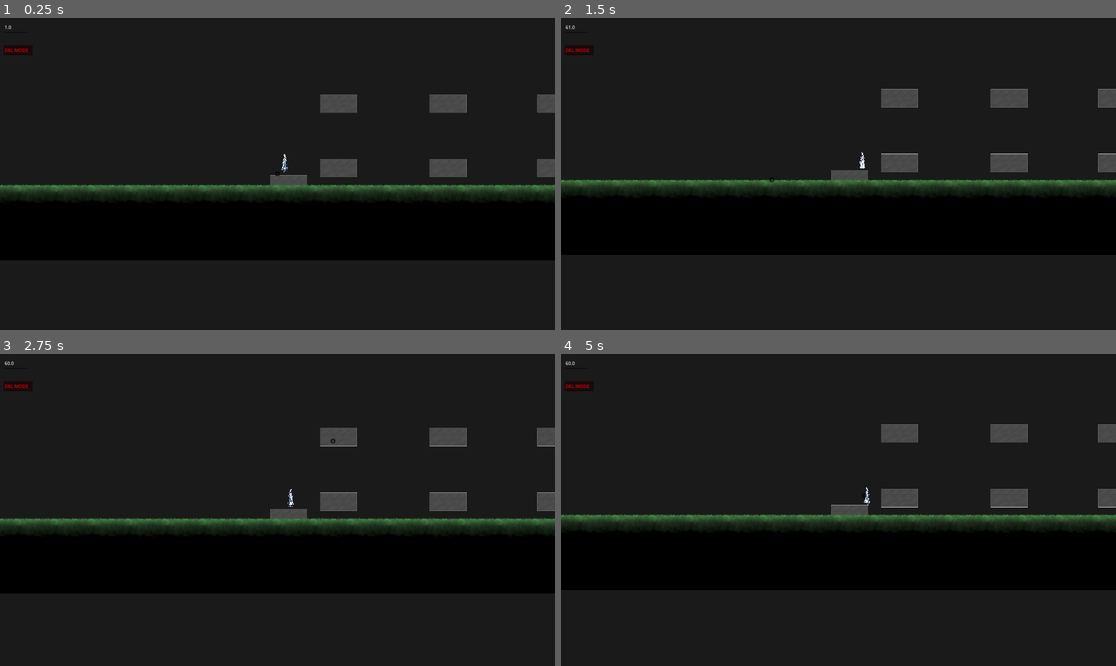
Above: before the commit, frames 1-4 (two rows, left to right).
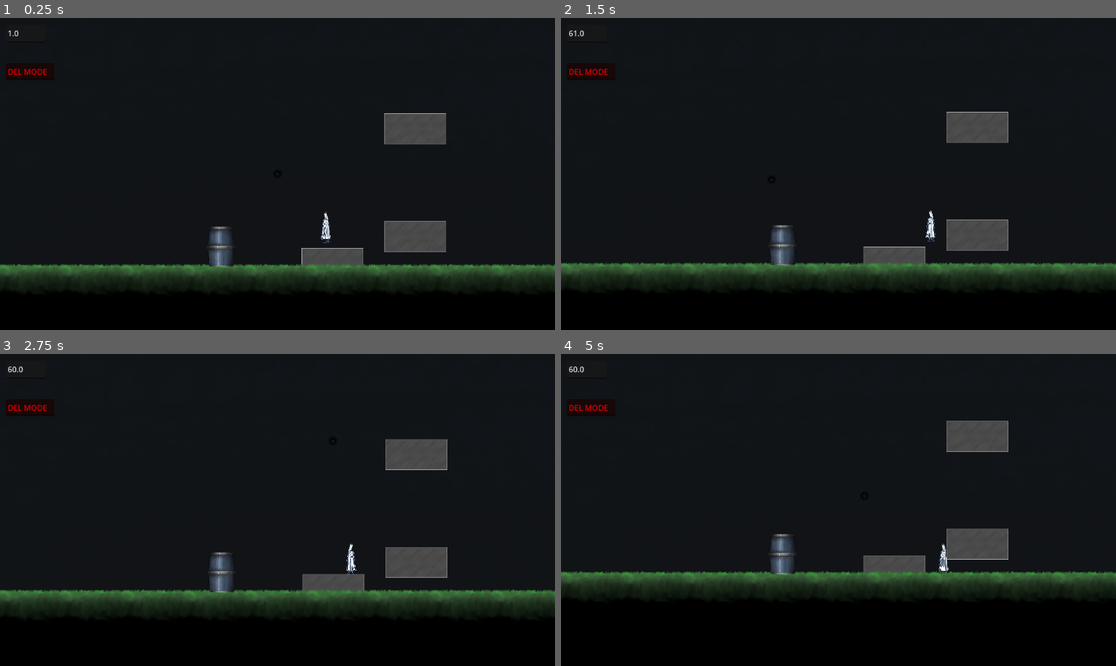
Above: after the commit, the same moments.

Repository: lotseven/wacoWorld
Game: Godot game, scene res://testingScenes/gunTest.tscn
Same seed, same stepped clock (60 frames per second), same inputs: the game is played once before the commit and once after it.
Inputs (mouse positions are in pixels of both pictures, inside the frame that each line leads up to):
- Up to frame 1 (0.25 s): no input
- Up to frame 2 (1.5 s): move the mouse to (960, 158) at 0.52 s; press the mouse at (960, 158) at 0.53 s; hold D (right) 0.53-1.25 s; tap W (jump) at 0.77, 1.07 s; right-click (960, 158) at 0.8 s; release the mouse at (960, 158) at 1.25 s; drag from (727, 189) to (860, 158) at 1.27 s
- Up to frame 3 (2.75 s): move the mouse to (333, 441) at 2.02 s; press the mouse at (333, 441) at 2.03 s; hold A (left) from 2.03 s (still down); tap W (jump) at 2.1 s
- Up to frame 4 (5 s): release A (left) at 2.75 s; release the mouse at (894, 441) at 2.75 s; drag from (810, 572) to (672, 463) at 2.77 s; tap Enter at 3.5 s; move the mouse to (1005, 556) at 3.52 s; press the mouse at (1005, 556) at 3.53 s; hold D (right) 3.53-4.25 s; tap W (jump) at 3.77, 3.8, 4.07 s; release the mouse at (1005, 556) at 4.25 s; drag from (672, 463) to (866, 494) at 4.27 s

The runs differ from the first frame. In frame 1, 24% of the frame differs, in the area x 0-100%, y 2-100%; in frame 2, 25%; in frame 3, 28%; in frame 4, 35%.

Commit message:
movement getting somewhere finally

Diff:
--- /dev/null
+++ b/backgroundPlaxes/black.tscn
@@ -0,0 +1,30 @@
+[gd_scene load_steps=3 format=3 uid="uid://bdt41dvdc4ke4"]
+
+[ext_resource type="Texture2D" uid="uid://drhwslmp83fqb" path="res://placeholderArt/environment/fullBackground.png" id="1_kkugj"]
+[ext_resource type="AudioStream" uid="uid://ev0n76cwmu2j" path="res://sounds/ambient/ambience-wind-blowing-through-trees-01-186986.mp3" id="5_270as"]
+
+[node name="testBg" type="ParallaxBackground"]
+
+[node name="black" type="ParallaxLayer" parent="."]
+position = Vector2(0, 639)
+scale = Vector2(2, 2)
+motion_scale = Vector2(0.02, 0.02)
+
+[node name="looks" type="Sprite2D" parent="black"]
+scale = Vector2(2, 2)
+texture = ExtResource("1_kkugj")
+
+[node name="looks2" type="Sprite2D" parent="black"]
+position = Vector2(4096, 0)
+scale = Vector2(2, 2)
+texture = ExtResource("1_kkugj")
+
+[node name="looks3" type="Sprite2D" parent="black"]
+position = Vector2(-4096, 0)
+scale = Vector2(2, 2)
+texture = ExtResource("1_kkugj")
+
+[node name="backgroundAmbi" type="AudioStreamPlayer" parent="."]
+stream = ExtResource("5_270as")
+autoplay = true
+parameters/looping = true
--- a/backgroundPlaxes/testBg.tscn
+++ b/backgroundPlaxes/testBg.tscn
@@ -1,10 +1,10 @@
 [gd_scene load_steps=6 format=3 uid="uid://co7yln8a0bqqc"]
 
-[ext_resource type="Texture2D" uid="uid://bd60ks7pv76m3" path="res://placeholderVisuals/environment/skybox.png" id="1_hpqn2"]
-[ext_resource type="Texture2D" uid="uid://by3n02he02gki" path="res://placeholderVisuals/environment/furtherMountains.png" id="2_8epff"]
+[ext_resource type="Texture2D" uid="uid://bd60ks7pv76m3" path="res://placeholderArt/environment/skybox.png" id="1_hpqn2"]
+[ext_resource type="Texture2D" uid="uid://by3n02he02gki" path="res://placeholderArt/environment/furtherMountains.png" id="2_8epff"]
 [ext_resource type="AudioStream" uid="uid://ev0n76cwmu2j" path="res://sounds/ambient/ambience-wind-blowing-through-trees-01-186986.mp3" id="2_55ip6"]
-[ext_resource type="Texture2D" uid="uid://bk0w45o2hwu1t" path="res://placeholderVisuals/environment/clouds.png" id="2_pbfii"]
-[ext_resource type="Texture2D" uid="uid://dddr8ypl043j" path="res://placeholderVisuals/environment/farMountains.png" id="4_gjojp"]
+[ext_resource type="Texture2D" uid="uid://bk0w45o2hwu1t" path="res://placeholderArt/environment/clouds.png" id="2_pbfii"]
+[ext_resource type="Texture2D" uid="uid://dddr8ypl043j" path="res://placeholderArt/environment/farMountains.png" id="4_gjojp"]
 
 [node name="testBg" type="ParallaxBackground"]
 
--- /dev/null
+++ b/decor/barrel.tscn
@@ -0,0 +1,20 @@
+[gd_scene load_steps=3 format=3 uid="uid://c0vtalplyw67a"]
+
+[ext_resource type="Texture2D" uid="uid://bc5xw5vpo0k80" path="res://placeholderArt/decor assets/barrel.png" id="1_m41ee"]
+
+[sub_resource type="RectangleShape2D" id="RectangleShape2D_m41ee"]
+size = Vector2(98, 164)
+
+[node name="Barrel" type="StaticBody2D"]
+z_index = 5
+z_as_relative = false
+collision_layer = 2
+collision_mask = 0
+
+[node name="looks" type="Sprite2D" parent="."]
+scale = Vector2(0.25, 0.25)
+texture = ExtResource("1_m41ee")
+
+[node name="hitbox" type="CollisionShape2D" parent="."]
+position = Vector2(-1, 45)
+shape = SubResource("RectangleShape2D_m41ee")
--- a/global/pointer.tscn
+++ b/global/pointer.tscn
@@ -1,8 +1,8 @@
 [gd_scene load_steps=5 format=3 uid="uid://icchn7obb2rt"]
 
 [ext_resource type="Script" uid="uid://dagc0oj4a8t5c" path="res://global/pointer.gd" id="1_uhkbv"]
-[ext_resource type="Texture2D" uid="uid://44kq0ne0dinu" path="res://placeholderVisuals/ui assets/mousePointer.png" id="2_uxikv"]
-[ext_resource type="Texture2D" uid="uid://7y074oirrs4b" path="res://placeholderVisuals/ui assets/glowCircle.png" id="3_wwphn"]
+[ext_resource type="Texture2D" uid="uid://44kq0ne0dinu" path="res://placeholderArt/ui assets/mousePointer.png" id="2_uxikv"]
+[ext_resource type="Texture2D" uid="uid://7y074oirrs4b" path="res://placeholderArt/ui assets/glowCircle.png" id="3_wwphn"]
 
 [sub_resource type="SpriteFrames" id="SpriteFrames_wwphn"]
 animations = [{
--- a/global/ui.tscn
+++ b/global/ui.tscn
@@ -2,7 +2,7 @@
 
 [ext_resource type="Script" uid="uid://lwqkxgru0osb" path="res://global/ui.gd" id="1_ctvt2"]
 [ext_resource type="PackedScene" uid="uid://icchn7obb2rt" path="res://global/pointer.tscn" id="1_x6gta"]
-[ext_resource type="Texture2D" uid="uid://d56djdfjgx8i" path="res://placeholderVisuals/ui assets/pointerArrow.png" id="3_qljyr"]
+[ext_resource type="Texture2D" uid="uid://d56djdfjgx8i" path="res://placeholderArt/ui assets/pointerArrow.png" id="3_qljyr"]
 
 [node name="ui" type="CanvasLayer"]
 script = ExtResource("1_ctvt2")
--- a/player/magnetMechanics/magManager.gd
+++ b/player/magnetMechanics/magManager.gd
@@ -107,10 +107,10 @@
 					potentialMagPos = m.global_position
 					mag = m
 		if mag: mag.selected = true # mag should, at this point, be something
-
 	for m in MagnetContainer.magList: # deselects all magnets that shouldnt be selected
 		if m!= mag:
 			m.selected = false
+			m.pulledOrPushed = false
 	return mag
 
 func recallMags():
--- a/player/magnetMechanics/magObjs/spinnyThing/spinnyThingRig.tscn
+++ b/player/magnetMechanics/magObjs/spinnyThing/spinnyThingRig.tscn
@@ -1,7 +1,7 @@
 [gd_scene load_steps=4 format=3 uid="uid://gyel38ppq8ej"]
 
 [ext_resource type="Script" uid="uid://gx4s1mrk6t2x" path="res://player/magnetMechanics/magObjs/spinnyThing/spinnyThingRig.gd" id="1_8nlsd"]
-[ext_resource type="Texture2D" uid="uid://b6aqs85ugswwk" path="res://placeholderVisuals/ui assets/black square.png" id="2_8nch0"]
+[ext_resource type="Texture2D" uid="uid://b6aqs85ugswwk" path="res://placeholderArt/ui assets/black square.png" id="2_8nch0"]
 
 [sub_resource type="RectangleShape2D" id="RectangleShape2D_2adqc"]
 size = Vector2(102, 102)
--- a/player/magnetMechanics/magObjs/testMagObj/testMagObj.tscn
+++ b/player/magnetMechanics/magObjs/testMagObj/testMagObj.tscn
@@ -1,7 +1,7 @@
 [gd_scene load_steps=5 format=3 uid="uid://ygq4mrt8o8mh"]
 
 [ext_resource type="Script" uid="uid://cro5ywl7vbd5q" path="res://player/magnetMechanics/magObjs/testMagObj/testMagObjDetect.gd" id="1_l1rto"]
-[ext_resource type="Texture2D" uid="uid://b6aqs85ugswwk" path="res://placeholderVisuals/ui assets/black square.png" id="2_01l0c"]
+[ext_resource type="Texture2D" uid="uid://b6aqs85ugswwk" path="res://placeholderArt/ui assets/black square.png" id="2_01l0c"]
 [ext_resource type="PackedScene" uid="uid://bqp1bpe2xhpru" path="res://player/magnetMechanics/magObjs/testMagObj/testMagObjRig.tscn" id="2_cqhcs"]
 
 [sub_resource type="RectangleShape2D" id="RectangleShape2D_l1rto"]
--- a/player/magnetMechanics/magObjs/testMagObj/testMagObjRig.tscn
+++ b/player/magnetMechanics/magObjs/testMagObj/testMagObjRig.tscn
@@ -1,7 +1,7 @@
 [gd_scene load_steps=4 format=3 uid="uid://bqp1bpe2xhpru"]
 
 [ext_resource type="Script" uid="uid://c01v0dlgkqmg6" path="res://player/magnetMechanics/magObjs/testMagObj/testMagObjRig.gd" id="1_kx37f"]
-[ext_resource type="Texture2D" uid="uid://b6aqs85ugswwk" path="res://placeholderVisuals/ui assets/black square.png" id="1_mhdfs"]
+[ext_resource type="Texture2D" uid="uid://b6aqs85ugswwk" path="res://placeholderArt/ui assets/black square.png" id="1_mhdfs"]
 
 [sub_resource type="RectangleShape2D" id="RectangleShape2D_kx37f"]
 size = Vector2(256, 256)
--- a/player/magnetMechanics/magnet.gd
+++ b/player/magnetMechanics/magnet.gd
@@ -4,18 +4,24 @@
 var pos # position
 var movementGrouped = false # is dis magnet part of da group of mags da playa is movin around
 var glow # da glow
+var redGlow # da red glow
 var player # da playa
 var atch # is this magnet attached to an object or not bool
 
 var selected = false
+var pulledOrPushed = false
 
 func _ready():
 	player = get_tree().get_first_node_in_group("player")
 	rotation_degrees = angle
 	global_position = pos # pos is passed in, wont change
 	glow = $glow
+	redGlow = $redGlow
+	redGlow.visible = false
 	glow.visible = false
 
 func _process(delta: float) -> void:
 	if selected: glow.visible = true
 	else: glow.visible = false
+	if pulledOrPushed: redGlow.visible = true
+	else: redGlow.visible = false
--- a/player/magnetMechanics/magnet.tscn
+++ b/player/magnetMechanics/magnet.tscn
@@ -1,8 +1,8 @@
 [gd_scene load_steps=5 format=3 uid="uid://q8cyxdvbdbln"]
 
 [ext_resource type="Script" uid="uid://cpiohkx8uu17l" path="res://player/magnetMechanics/magnet.gd" id="1_cipvk"]
-[ext_resource type="Texture2D" uid="uid://c1dkvjdms8ggc" path="res://placeholderVisuals/ui assets/magnetEmbed.png" id="1_qc3lg"]
-[ext_resource type="Texture2D" uid="uid://7y074oirrs4b" path="res://placeholderVisuals/ui assets/glowCircle.png" id="2_061rl"]
+[ext_resource type="Texture2D" uid="uid://c1dkvjdms8ggc" path="res://placeholderArt/ui assets/magnetEmbed.png" id="1_qc3lg"]
+[ext_resource type="Texture2D" uid="uid://7y074oirrs4b" path="res://placeholderArt/ui assets/glowCircle.png" id="2_061rl"]
 
 [sub_resource type="CircleShape2D" id="CircleShape2D_061rl"]
 radius = 37.2156
@@ -17,6 +17,12 @@
 position = Vector2(1, 2)
 texture = ExtResource("2_061rl")
 
+[node name="redGlow" type="Sprite2D" parent="."]
+modulate = Color(1, 0.0470588, 0, 0.835294)
+position = Vector2(1, 2)
+scale = Vector2(0.75, 0.75)
+texture = ExtResource("2_061rl")
+
 [node name="looks" type="Sprite2D" parent="."]
 position = Vector2(3, -40)
 texture = ExtResource("1_qc3lg")
--- a/player/magnetMechanics/magnetProjectile.tscn
+++ b/player/magnetMechanics/magnetProjectile.tscn
@@ -1,11 +1,11 @@
 [gd_scene load_steps=4 format=3 uid="uid://sfmt2bo8ld41"]
 
-[ext_resource type="Texture2D" uid="uid://cvrbjl5p0w1yt" path="res://placeholderVisuals/ui assets/projectile.png" id="1_m2b0m"]
+[ext_resource type="Texture2D" uid="uid://cvrbjl5p0w1yt" path="res://placeholderArt/ui assets/projectile.png" id="1_m2b0m"]
 [ext_resource type="Script" uid="uid://c5hkud138f8ua" path="res://player/magnetMechanics/magnetProjectile.gd" id="1_n467q"]
 
 [sub_resource type="CapsuleShape2D" id="CapsuleShape2D_n467q"]
-radius = 3.0
-height = 22.0
+radius = 7.0
+height = 14.0
 
 [node name="magnetProjectile" type="CharacterBody2D"]
 collision_layer = 4
@@ -17,5 +17,5 @@
 texture = ExtResource("1_m2b0m")
 
 [node name="hitbox" type="CollisionShape2D" parent="."]
-position = Vector2(0, -12)
+position = Vector2(0, -20)
 shape = SubResource("CapsuleShape2D_n467q")
--- a/player/player.gd
+++ b/player/player.gd
@@ -3,27 +3,27 @@
 
 # beeg constant number
 const SPEED := 12000.0
-const JUMP_FORCE := -350.0
+const JUMP_FORCE := -450.0
 const GRAVITY := 980.0 #change to force
 const MASS = 80
 
 # cam stuff
-var camOffset = 600
-var camOffSaved = 600
+var camOffset = 900
 # references to children or other nodes
 @onready var sprite = $Sprite2D
 #@onready var groundHitbox = $hitbox
 
 # magnet numbers
 var maxMags = 3
-const MAGNET_FORCE = 240000.0
-const DRAG_COEFFICIENT = 6
-const SNAP_DISTANCE = 35.0
+const MAGNET_FORCE = 290000.0
+const DRAG_COEFFICIENT = 1
+const SNAP_DISTANCE = 40.0
 var distanceScale = 1
-var distScaleConst = 300 # since distance scale must inversely relate to speed, i use 1/dist, which might be really small. this scales that back up
-var slopeScale = 1.5 # the base of the log that determines the scaling of speed/distancea, smaller the faster it falls off
+var distScaleConst = 60000
+var slopeScale = 3 # the base of the log that determines the scaling of speed/distancea, smaller the faster it falls off
 var gravScale = 1 # gravity is divided by this when youre doin magnet stuff
 var MAX_SPEED = 1000.0
+var jumping = false # should check if player is mid-jump
 
 # sound
 var footstepSound = "res://sounds/playerSfx/steps.mp3"
@@ -35,7 +35,6 @@
 
 func _ready() -> void:
 	$magManager.connect("magChange", Callable(self, "updateMagMovement"))
-	camOffset = camOffSaved
 	$camera.offset = Vector2(0,-camOffset)
 	$camera.position = position
 
@@ -46,28 +45,31 @@
 func movement(delta):
 	groundedMovement(delta)
 	magnetMovement(delta)
-	airFriction(delta)
+	friction(delta)
 	move_and_slide()
 
 func groundedMovement(delta):
 	var inputDir = 0.0
-	var airFactor = 1.0
-	if !is_on_floor(): airFactor = .5
-
-	if Input.is_action_pressed("left"):
-		velocity.x = -SPEED * delta * airFactor
-		inputDir = -1.0
-	elif Input.is_action_pressed("right"):
-		velocity.x = SPEED * delta * airFactor
-		inputDir = 1.0
-
-	else: # instant friction (idk if non-instant is good)
-		if is_on_floor() and ((!wantsToPull and !wantsToPush) or ((wantsToPull or wantsToPush) and flingMag == null)):
-			velocity.x = 0 # big ahh if statement 😂 bro really in the mood to Check Conditions
+	var amIMagMoving = !((!wantsToPull and !wantsToPush) or ((wantsToPull or wantsToPush) and flingMag == null))
+	if !amIMagMoving: # disables movement
+		if Input.is_action_pressed("left"):
+			if abs(velocity.x) < abs(-SPEED * delta): # so u cant slow down by holding left or right when flyin around
+				velocity.x = -SPEED * delta
+			inputDir = -1.0
+		elif Input.is_action_pressed("right"):
+			if abs(velocity.x) < abs(SPEED * delta):
+				velocity.x = SPEED * delta
+			inputDir = 1.0
+		else: # instant friction (idk if non-instant is good)
+			if is_on_floor():
+				velocity.x = 0 # big ahh if statement 😂 bro really in the mood to Check Conditions
 
 	#jumpin
 	if is_on_floor() and Input.is_action_just_pressed("jump"):
 		velocity.y = JUMP_FORCE
+		jumping = true
+	if !is_on_floor() and (wantsToPull or wantsToPush) and flingMag:
+		jumping = false
 
 	#gravity
 	if not is_on_floor() and !wantsToPull and !wantsToPush:
@@ -75,8 +77,8 @@
 	elif not is_on_floor():
 		velocity.y += GRAVITY/gravScale * delta
 
-		if is_on_floor(): FxManager.startLoopedFx('steps', footstepSound)
-		else: FxManager.stopLoopedFx('steps')
+	if is_on_floor() and (Input.is_action_pressed('left') or Input.is_action_pressed("right")): FxManager.startLoopedFx('steps', footstepSound)
+	else: FxManager.stopLoopedFx('steps')
 
 
 	#flip sprite
@@ -91,33 +93,40 @@
 		var dist = vecToMag.length()
 		distanceScale = 1/dist
 
-		if dist < SNAP_DISTANCE: # snaps position to the magnet if you click and get real close
-			# needs to be reworked to be smarter, can stick you into blocks rn
-			global_position = flingMag.global_position
-			velocity = Vector2.ZERO
-			flingMag = null
+		if wantsToPull: #
+			pull(distScaleConst, dist, vecToMag, delta)
+			snapToMag(dist)
+		elif wantsToPush: # pulling on da mags. i hate it
+			push(distScaleConst, dist, vecToMag, delta)
 
-		if wantsToPull: # pulling on da mags
-			var direction = vecToMag.normalized()
-			var magForce = direction * MAGNET_FORCE * (log(1 + (distScaleConst / dist))/log(slopeScale))
-			var acceleration = magForce / MASS
-			velocity += acceleration * delta
+	elif flingMag:
+		flingMag.pulledOrPushed = false
 
-		elif wantsToPush: # pulling on da mags
-			var direction = vecToMag.normalized() * -1
-			var magForce = direction * MAGNET_FORCE * (log(1 + (distScaleConst / dist))/log(slopeScale))
-			var acceleration = magForce / MASS
-			velocity += acceleration * delta
-
-		#var drag_strength = DRAG_COEFFICIENT * vecToMag.length() #* velocity.length()
-		#var drag = velocity.normalized() * drag_strength
-		#velocity -= drag * delta
-
-func airFriction(delta):
-	if !is_on_floor():
-		velocity -= velocity/85
 
 func updateMovementIntent():
 	flingMag = $magManager.flingMag
 	wantsToPull = Input.is_action_pressed('pull')
 	wantsToPush = Input.is_action_pressed('push')
+
+func friction(delta):
+	velocity -= velocity * DRAG_COEFFICIENT * delta
+	if is_on_floor():
+		velocity -= velocity * 2 * DRAG_COEFFICIENT * delta
+
+func snapToMag(dist):
+	if dist < SNAP_DISTANCE: # needs to be better later
+		velocity = Vector2.ZERO
+
+func pull(distScaleConst, dist, vecToMag, delta):
+	var direction = vecToMag.normalized()
+	var magForce = direction * MAGNET_FORCE * abs(70000/(dist**2))
+	var acceleration = magForce / MASS
+	velocity += acceleration * delta
+	flingMag.pulledOrPushed = true
+
+func push(distScaleConst, dist, vecToMag, delta):
+	var direction = vecToMag.normalized() * -1
+	var magForce = direction * MAGNET_FORCE * abs(distScaleConst/(dist**2)) / 3
+	var acceleration = magForce / MASS
+	velocity += acceleration * delta
+	flingMag.pulledOrPushed = true
--- a/player/player.tscn
+++ b/player/player.tscn
@@ -1,6 +1,6 @@
 [gd_scene load_steps=6 format=3 uid="uid://c2hg2mbdbw5a7"]
 
-[ext_resource type="Texture2D" uid="uid://cq8cqa6oa61b" path="res://placeholderVisuals/player.png" id="1_oul6g"]
+[ext_resource type="Texture2D" uid="uid://cq8cqa6oa61b" path="res://placeholderArt/player.png" id="1_oul6g"]
 [ext_resource type="Script" uid="uid://bfw4sla6ivf1f" path="res://player/player.gd" id="1_rkbax"]
 [ext_resource type="PackedScene" uid="uid://es7al1vowl84" path="res://player/magnetMechanics/magManager.tscn" id="2_g1dw6"]
 
--- a/project.godot
+++ b/project.godot
@@ -20,11 +20,6 @@
 SignalBus="*res://global/signalBus.gd"
 FxManager="*res://global/FxManager.gd"
 MagnetContainer="*res://global/magnetContainer.tscn"
-
-[display]
-
-window/size/viewport_width=1920
-window/size/viewport_height=1080
 
 [global_group]
 
--- a/testingScenes/gunTest.tscn
+++ b/testingScenes/gunTest.tscn
@@ -1,10 +1,12 @@
-[gd_scene load_steps=11 format=4 uid="uid://dhqur6mbbxtv"]
+[gd_scene load_steps=13 format=4 uid="uid://dhqur6mbbxtv"]
 
 [ext_resource type="PackedScene" uid="uid://dkthl218sc7dq" path="res://global/ui.tscn" id="1_fye2n"]
 [ext_resource type="PackedScene" uid="uid://c2hg2mbdbw5a7" path="res://player/player.tscn" id="1_w8u4r"]
-[ext_resource type="Texture2D" uid="uid://b6aqs85ugswwk" path="res://placeholderVisuals/ui assets/black square.png" id="4_0ov8i"]
-[ext_resource type="Texture2D" uid="uid://drrt74lsgu6v5" path="res://placeholderVisuals/environment/grassSet.png" id="5_0ov8i"]
-[ext_resource type="Texture2D" uid="uid://cfv3ainmh5rex" path="res://placeholderVisuals/environment/simpleTileset.png" id="5_xmdjq"]
+[ext_resource type="Texture2D" uid="uid://b6aqs85ugswwk" path="res://placeholderArt/ui assets/black square.png" id="4_0ov8i"]
+[ext_resource type="Texture2D" uid="uid://drrt74lsgu6v5" path="res://placeholderArt/environment/grassSet.png" id="5_0ov8i"]
+[ext_resource type="Texture2D" uid="uid://cfv3ainmh5rex" path="res://placeholderArt/environment/simpleTileset.png" id="5_xmdjq"]
+[ext_resource type="PackedScene" uid="uid://bdt41dvdc4ke4" path="res://backgroundPlaxes/black.tscn" id="6_0sxee"]
+[ext_resource type="PackedScene" uid="uid://c0vtalplyw67a" path="res://decor/barrel.tscn" id="7_fg517"]
 
 [sub_resource type="TileSetAtlasSource" id="TileSetAtlasSource_fg517"]
 texture = ExtResource("4_0ov8i")
@@ -117,6 +119,9 @@
 
 [node name="ui" parent="." instance=ExtResource("1_fye2n")]
 
+[node name="Barrel" parent="." instance=ExtResource("7_fg517")]
+position = Vector2(-871, 776)
+
 [node name="levelMap" type="TileMapLayer" parent="."]
 position = Vector2(60, 896)
 scale = Vector2(0.5, 0.5)
@@ -124,6 +129,10 @@
 tile_set = SubResource("TileSet_xmdjq")
 
 [node name="ground" type="TileMapLayer" parent="."]
+z_index = 3
+z_as_relative = false
 position = Vector2(60, 896)
 tile_map_data = PackedByteArray("AAACAAIAAQAAAAQAAAAGAAIAAQAEAAQAAAAKAAIAAQAIAAQAAAAOAAIAAQAMAAQAAAASAAIAAQAAAAQAAAAWAA …(54320 unchanged characters)…
 tile_set = SubResource("TileSet_fg517")
+
+[node name="testBg" parent="." instance=ExtResource("6_0sxee")]
Binary file added: placeholderArt/decor assets/barrel.png
Not shown, changed: placeholderArt/decor assets/barrel.png.import
Renamed: placeholderVisuals/environment/clouds.png -> placeholderArt/environment/clouds.png
Not shown, added: placeholderArt/environment/clouds.png.import
Renamed: placeholderVisuals/environment/farMountains.png -> placeholderArt/environment/farMountains.png
Not shown, changed: placeholderArt/environment/farMountains.png.import
Binary file added: placeholderArt/environment/fullBackground.png
Not shown, changed: placeholderArt/environment/fullBackground.png.import
Renamed: placeholderVisuals/environment/furtherMountains.png -> placeholderArt/environment/furtherMountains.png
Not shown, changed: placeholderArt/environment/furtherMountains.png.import
Renamed: placeholderVisuals/environment/grassSet.png -> placeholderArt/environment/grassSet.png
Not shown, changed: placeholderArt/environment/grassSet.png.import
(and 19 more such lines)
